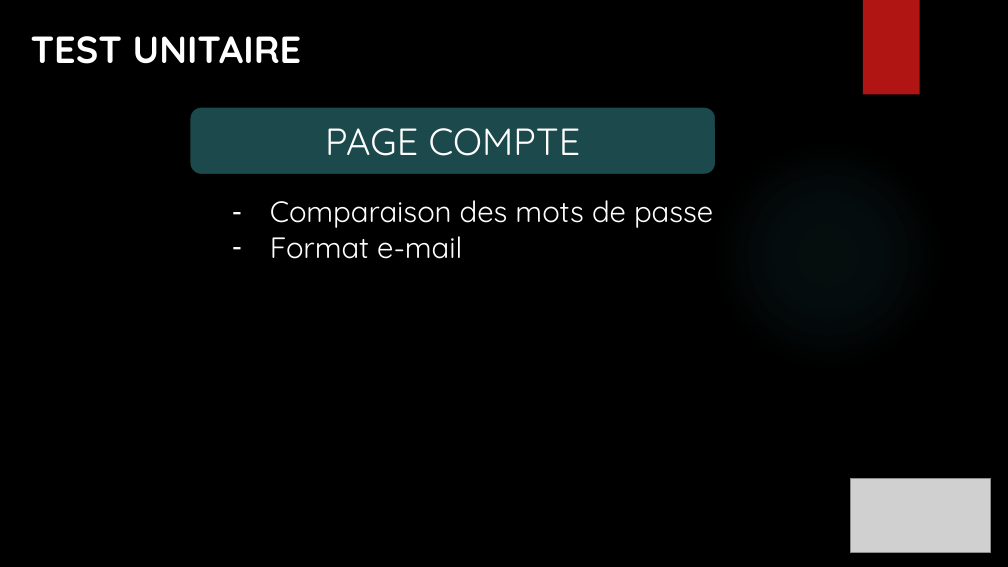
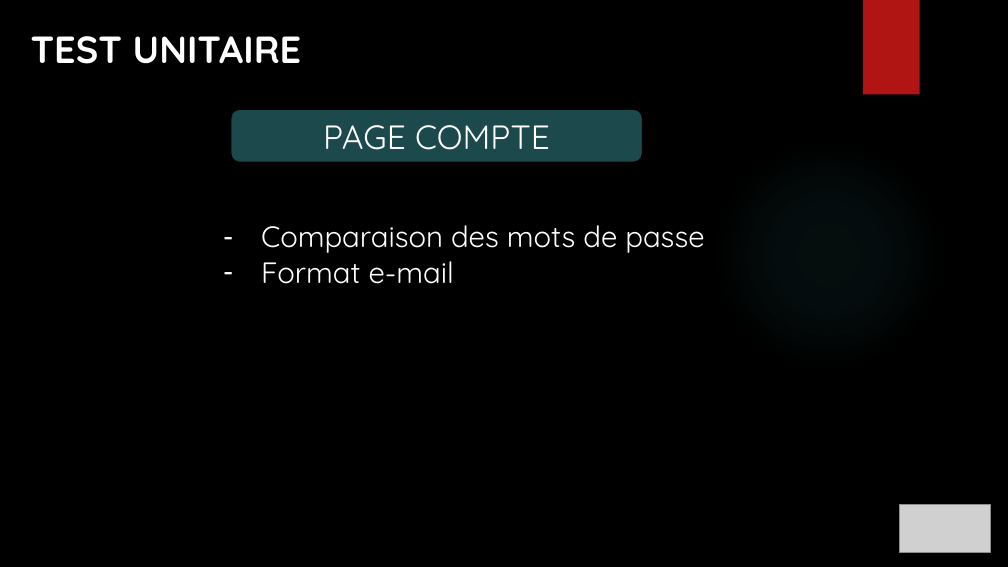
Before and after one commit to ChampemeDylan/UPOP, a slide deck: slide 15 of Présentation UPOP.pptx (slide 33 before the commit). Drawn at 1008x567 pixels with LibreOffice and Linux fonts; fonts in the diff are those of the drawing; grey boxes stand for pictures; background and template pictures are left out. Boxes give left, top, right and bottom in pixels: in the first picture for what was removed or moved away, otherwise in the second. Text is boxed around its words. In the diff, an @@ line names an element or a change of style, - is before the commit and + after.

```diff
--- a/Présentation UPOP.pptx
+++ b/Présentation UPOP.pptx
@@ rounded rectangle "PAGE COMPTE": place and size @@
-rounded rectangle "PAGE COMPTE" at (190, 107, 716, 175)
+rounded rectangle "PAGE COMPTE" at (231, 109, 643, 163)
@@ rounded rectangle "PAGE COMPTE" at (231, 109, 643, 163): size 36 to 32 pt @@
@@ text "Comparaison des mots de passe": place and size @@
-text "Comparaison des mots de passe" at (270, 200, 713, 259)
+text "Comparaison des mots de passe" at (261, 225, 704, 284)
@@ picture: place and size @@
-picture at (851, 479, 991, 553)
+picture at (900, 504, 991, 552)
```
Also in this commit, not shown: 10 other slides changed, 3 slides added, 21 slides removed, 1 other file.
